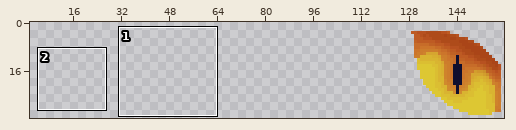
Sprite sheet, stored at mini-games-without-a-home/snake/assets/apple.png. Above, an overview of the earlier version with the close-up marked.
Close-up. The starting point:
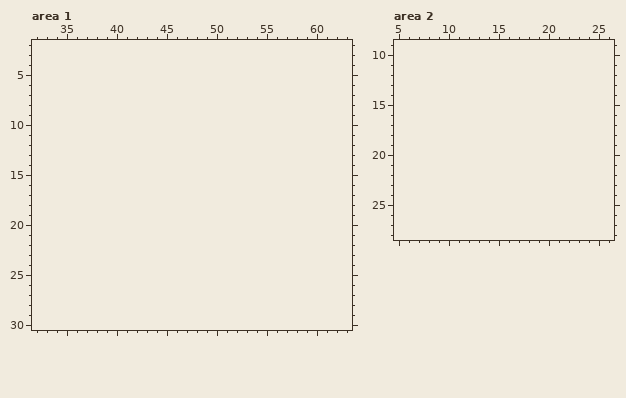
The file is 32x32 pixels. Pixels under 10% opacity are left out. Colours within 5 levels of each other are drawn and written as one. Shown: area 1: x 32..63, y 2..30; area 2: x 5..26, y 9..28. The old version is drawn lined up with the new one, on the new canvas. The wide view leaves out empty margins. The commit also changed other parts of the picture, which this record leaves out.
Once edited:
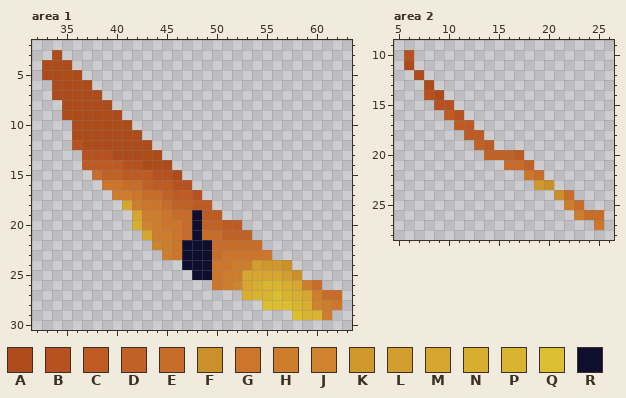
Palette (. is transparent): A #ae4b1a  B #b75120  C #be5b23  D #c06225  E #c76c29  F #cb902a  G #cc752b  H #cd7d2c  J #cf832c  K #d0972c  L #d29e2d  M #d6a630  N #d8ae30  P #d9b431  Q #dbbe32  R #100e2e
What changed:
{"change": "canvas 32x32 -> 160x32, the old top-left corner now at 128,0"}
{"where": "area 1"}
{"y":3,"x":34,"old":".","new":"A"}
{"y":4,"x":33,"old":"...","new":"AAA"}
{"y":5,"x":33,"old":"....","new":"AAAA"}
{"y":6,"x":34,"old":"....","new":"AAAA"}
{"y":7,"x":34,"old":".....","new":"AAAAA"}
{"y":8,"x":35,"old":".....","new":"AAAAA"}
{"y":9,"x":35,"old":"......","new":"AAAAAA"}
{"y":10,"x":36,"old":"......","new":"AAAAAA"}
{"y":11,"x":36,"old":".......","new":"AAAAAAA"}
{"y":12,"x":36,"old":"........","new":"BAAAAAAA"}
{"y":13,"x":37,"old":"........","new":"BBBAAAAA"}
{"y":14,"x":37,"old":".........","new":"CCCCBBAAA"}
{"y":15,"x":38,"old":".........","new":"EDDCCCBBA"}
{"y":16,"x":39,"old":".........","new":"GGEEDCCBB"}
{"y":17,"x":40,"old":".........","new":"HHGEEDCCB"}
{"y":18,"x":41,"old":".........","new":"MHGGEDDCC"}
{"y":19,"x":42,"old":".........","new":"MHHGEERCC"}
{"y":20,"x":42,"old":"...........","new":"NJHGGERDDCC"}
{"y":21,"x":43,"old":"...........","new":"MHHGEREEDDD"}
{"y":22,"x":44,"old":"...........","new":"JHGRRREEEEE"}
{"y":23,"x":45,"old":"...........","new":"HGRRREGGGGG"}
{"y":24,"x":47,"old":"...........","new":"RRRGGHHLKKF"}
{"y":25,"x":48,"old":"...........","new":"RRGHHMMMMLF"}
{"y":26,"x":50,"old":"...........","new":"GHJMNPPNMHE"}
{"y":27,"x":53,"old":"..........","new":"NPPQPNMHEE"}
{"y":28,"x":55,"old":"........","new":"QQQPNJHG"}
{"y":29,"x":58,"old":"....","new":"QPPH"}
{"where": "area 2"}
{"y":10,"x":6,"old":".","new":"B"}
{"y":11,"x":6,"old":".","new":"A"}
{"y":12,"x":7,"old":".","new":"A"}
{"y":13,"x":8,"old":".","new":"A"}
{"y":14,"x":8,"old":"..","new":"BA"}
{"y":15,"x":9,"old":"..","new":"BB"}
{"y":16,"x":10,"old":"..","new":"CB"}
{"y":17,"x":11,"old":"..","new":"CC"}
{"y":18,"x":12,"old":"..","new":"CC"}
{"y":19,"x":13,"old":"..","new":"DC"}
{"y":20,"x":14,"old":"....","new":"DDDC"}
{"y":21,"x":16,"old":"...","new":"EED"}
{"y":22,"x":18,"old":"..","new":"GE"}
{"y":23,"x":19,"old":"..","new":"KF"}
{"y":24,"x":21,"old":"..","new":"FE"}
{"y":25,"x":22,"old":"..","new":"HE"}
{"y":26,"x":23,"old":"...","new":"HEE"}
{"y":27,"x":25,"old":".","new":"G"}
{"label":"added","picture_box":[42,50,342,320]}
{"label":"added","picture_box":[404,50,604,230]}
